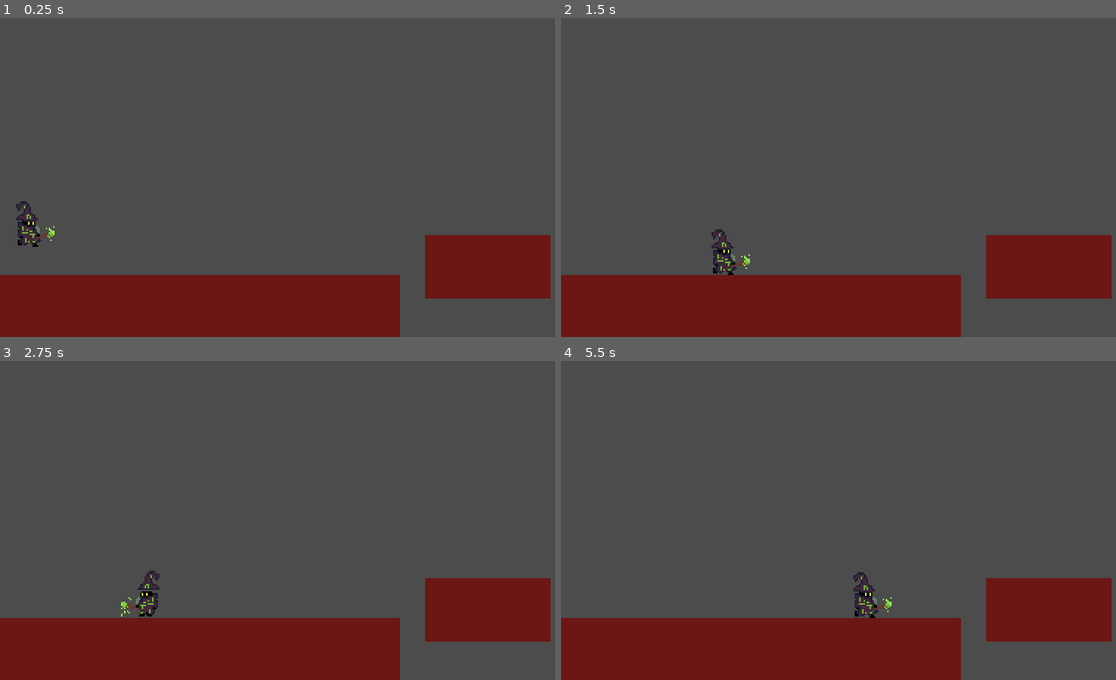
Above: before the commit, frames 1-4 (two rows, left to right).
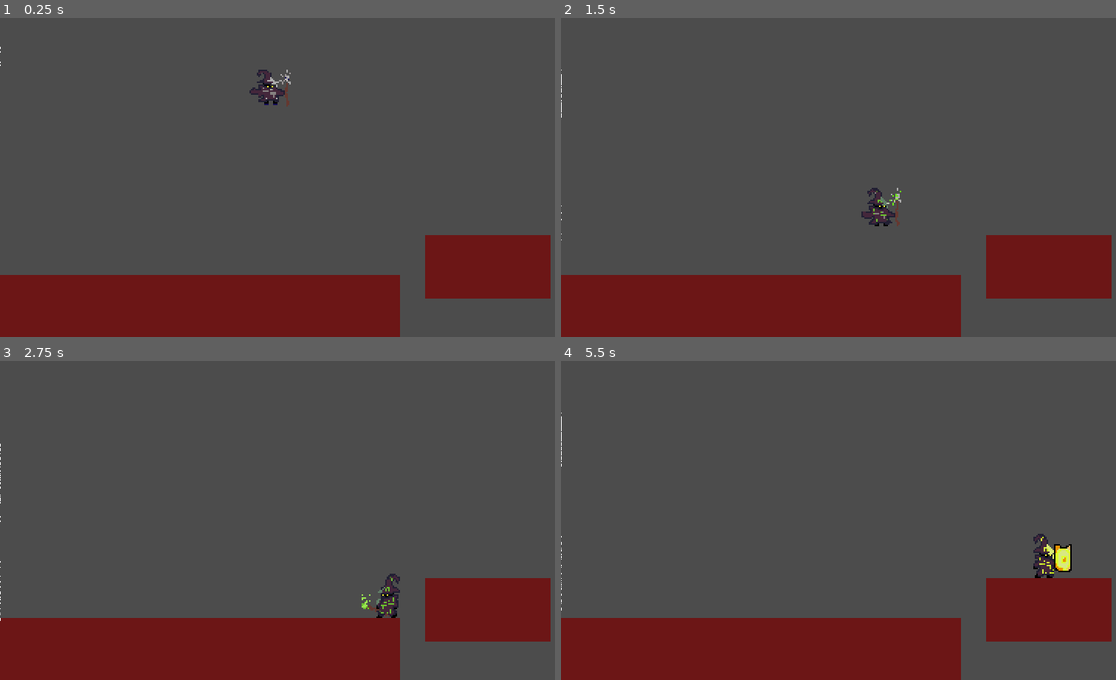
Above: after the commit, the same moments.

Repository: arthur-bpv/rain-mage
Game: Godot game, scene res://main.tscn
The game is run twice, just before and just after one commit, with the same random seed, the same clock (stepped at 60 frames per second) and the same inputs.
Inputs (mouse positions are in pixels of both pictures, inside the frame that each line leads up to):
- Up to frame 1 (0.25 s): no input
- Up to frame 2 (1.5 s): move the mouse to (971, 161) at 0.52 s; hold D (right) from 0.53 s (still down); click (971, 161) at 0.6 s; tap W (up) at 0.77, 0.8, 1.07, 1.35 s; move the mouse to (733, 193) at 1.27 s
- Up to frame 3 (2.75 s): tap W (up) at 1.52, 1.82, 2.3 s; click (172, 536) at 1.55 s; move the mouse to (338, 450) at 2.02 s; release D (right) at 2.03 s; hold A (left) from 2.03 s (still down); click (338, 450) at 2.1 s
- Up to frame 4 (5.5 s): move the mouse to (816, 584) at 2.77 s; release A (left) at 2.78 s; hold D (right) 2.78-4.28 s; click (816, 584) at 2.85 s; tap W (up) at 3.02, 3.32, 3.6, 3.77, 4.07, 4.52, 4.82, 5.3 s; move the mouse to (1016, 568) at 3.52 s; move the mouse to (672, 472) at 4.27 s; hold A (left) 4.28-5.03 s; click (672, 472) at 4.35 s; move the mouse to (871, 520) at 5.02 s; hold D (right) from 5.03 s (still down); click (871, 520) at 5.1 s

The runs differ from the first frame. In frame 1, 0.9% of the frame differs, in the area x 0-53%, y 9-72%; in frame 2, 0.9%; in frame 3, 0.9%; in frame 4, 1.2%, in the area x 0-93%, y 16-81%.

Commit message:
update & new | player & effect

Diff:
--- /dev/null
+++ b/effects/rain/drop.gd
@@ -0,0 +1,12 @@
+extends Area2D
+
+var speed = rand_range(80, 150)
+
+func _on_VisibilityNotifier2D_screen_exited():
+	queue_free();
+
+func _on_Area2D_body_entered(body):
+	queue_free();
+
+func _process(delta):
+	global_position.y += speed * delta
--- /dev/null
+++ b/effects/rain/drop.tscn
@@ -0,0 +1,29 @@
+[gd_scene load_steps=4 format=2]
+
+[ext_resource path="res://effects/rain/drop.gd" type="Script" id=1]
+
+[sub_resource type="Curve" id=1]
+_data = [ Vector2( 0, 1 ), 0.0, 0.0, 0, 0, Vector2( 1, 0 ), 0.0, 0.0, 0, 0 ]
+
+[sub_resource type="RectangleShape2D" id=2]
+extents = Vector2( 0.5, 0.5 )
+
+[node name="Area2D" type="Area2D"]
+script = ExtResource( 1 )
+
+[node name="VisibilityNotifier2D" type="VisibilityNotifier2D" parent="."]
+position = Vector2( 0.5, 0.5 )
+rect = Rect2( -1, -1, 1, 1 )
+
+[node name="CPUParticles2D" type="CPUParticles2D" parent="."]
+amount = 4
+lifetime = 1.2
+direction = Vector2( 0, 0 )
+gravity = Vector2( 0, -32 )
+scale_amount_curve = SubResource( 1 )
+
+[node name="CollisionShape2D" type="CollisionShape2D" parent="."]
+shape = SubResource( 2 )
+
+[connection signal="body_entered" from="." to="." method="_on_Area2D_body_entered"]
+[connection signal="screen_exited" from="VisibilityNotifier2D" to="." method="_on_VisibilityNotifier2D_screen_exited"]
--- /dev/null
+++ b/effects/rain/rain.gd
@@ -0,0 +1,20 @@
+extends Node2D
+
+var drop = preload("res://effects/rain/drop.tscn");
+
+var MIN_PER_SPAWN = 2.0;
+var MAX_PER_SPAWN = 50.0;
+var cooldown = 0;
+
+func _process(delta):
+	cooldown -= delta;
+
+	if cooldown <= 0:
+
+		for n in int(rand_range(MIN_PER_SPAWN, MAX_PER_SPAWN)):
+			var d = drop.instance();
+			d.global_position.x = rand_range(0, 384);
+			d.global_position.y = -rand_range(0, 128);
+			add_child(d);
+
+		cooldown = 1;
--- /dev/null
+++ b/effects/rain/rain.tscn
@@ -0,0 +1,6 @@
+[gd_scene load_steps=2 format=2]
+
+[ext_resource path="res://effects/rain/rain.gd" type="Script" id=1]
+
+[node name="Node2D" type="Node2D"]
+script = ExtResource( 1 )
--- a/main.tscn
+++ b/main.tscn
@@ -1,6 +1,7 @@
-[gd_scene load_steps=4 format=2]
+[gd_scene load_steps=5 format=2]
 
 [ext_resource path="res://player/player.tscn" type="PackedScene" id=1]
+[ext_resource path="res://effects/rain/rain.tscn" type="PackedScene" id=2]
 
 [sub_resource type="RectangleShape2D" id=1]
 extents = Vector2( 135.5, 21 )
@@ -24,7 +25,7 @@
 color = Color( 0.427451, 0.0901961, 0.0901961, 1 )
 
 [node name="KinematicBody2D" parent="." instance=ExtResource( 1 )]
-position = Vector2( 21, 109 )
+position = Vector2( 184, 15 )
 
 [node name="StaticBody2D" type="StaticBody2D" parent="."]
 
@@ -35,3 +36,5 @@
 [node name="CollisionShape2D2" type="CollisionShape2D" parent="StaticBody2D"]
 position = Vector2( 330.5, 168.5 )
 shape = SubResource( 2 )
+
+[node name="Node2D" parent="." instance=ExtResource( 2 )]
--- a/player/player.gd
+++ b/player/player.gd
@@ -1,34 +1,56 @@
 extends KinematicBody2D
 
-
-# Declare member variables here. Examples:
-# var a = 2
-# var b = "text"
-const GRAVITY = 900
 const SPEED = 96;
+const GRAVITY = 900;
 const JUMP_FORCE = 300;
 
 var velocity = Vector2.ZERO;
 
-# Called when the node enters the scene tree for the first time.
-func _ready():
-	pass # Replace with function body.
+var select = "thunder_block";
+var magic = false;
+
+func magic():
+	magic = true;
+	$AnimatedSprite.play(select)
+
+func _is_jump():
+	return not is_on_floor() and velocity.y < 0;
+
+func _is_fall():
+	return not is_on_floor() and velocity.y > 0;
+
+func _anim():
+	if magic: return
+	if _is_jump(): return $AnimatedSprite.play("jump");
+	if _is_fall(): return $AnimatedSprite.play("fall");
+
+	if velocity.x == 0: return $AnimatedSprite.play("idle");
+	else: return $AnimatedSprite.play("walk");
+
+func _process(delta):
+	velocity.x = 0;
+	if not is_on_floor(): velocity.y += GRAVITY * delta;
+	else: velocity.y = 0;
+
+	if not magic:
+		if Input.is_action_pressed("left"):
+			velocity.x -= SPEED;
+			$AnimatedSprite.flip_h = true;
+
+		if Input.is_action_pressed("right"):
+			velocity.x += SPEED;
+			$AnimatedSprite.flip_h = false;
+
+		if Input.is_action_just_pressed("up") and is_on_floor():
+			velocity.y = -JUMP_FORCE;
+
+		if Input.is_action_just_pressed("magic") and is_on_floor():
+			magic();
+
+	_anim();
+	move_and_slide(velocity, Vector2.UP, true);
 
 
-func _process(delta):
-	if not is_on_floor(): velocity.y += GRAVITY * delta;
-	else: velocity.y = 0;
-	velocity.x = 0;
-
-	if Input.is_action_pressed("left"):
-		velocity.x -= SPEED;
-		$AnimatedSprite.flip_h = true;
-
-	if Input.is_action_pressed("right"):
-		velocity.x += SPEED;
-		$AnimatedSprite.flip_h = false;
-
-	if Input.is_action_just_pressed("up") and is_on_floor():
-		velocity.y = -JUMP_FORCE;
-
-	velocity = move_and_slide(velocity, Vector2.UP);
+func _on_AnimatedSprite_animation_finished():
+	if $AnimatedSprite.animation == "thunder_block": magic = false;
+	if $AnimatedSprite.animation == "ice_attack": magic = false;
--- a/player/player.tscn
+++ b/player/player.tscn
@@ -1,7 +1,71 @@
-[gd_scene load_steps=9 format=2]
+[gd_scene load_steps=25 format=2]
 
 [ext_resource path="res://player/assets/spritesheet.png" type="Texture" id=1]
 [ext_resource path="res://player/player.gd" type="Script" id=2]
+
+[sub_resource type="AtlasTexture" id=11]
+atlas = ExtResource( 1 )
+region = Rect2( 0, 128, 32, 32 )
+
+[sub_resource type="AtlasTexture" id=18]
+atlas = ExtResource( 1 )
+region = Rect2( 0, 64, 32, 32 )
+
+[sub_resource type="AtlasTexture" id=19]
+atlas = ExtResource( 1 )
+region = Rect2( 32, 64, 32, 32 )
+
+[sub_resource type="AtlasTexture" id=20]
+atlas = ExtResource( 1 )
+region = Rect2( 64, 64, 32, 32 )
+
+[sub_resource type="AtlasTexture" id=21]
+atlas = ExtResource( 1 )
+region = Rect2( 96, 64, 32, 32 )
+
+[sub_resource type="AtlasTexture" id=22]
+atlas = ExtResource( 1 )
+region = Rect2( 128, 64, 32, 32 )
+
+[sub_resource type="AtlasTexture" id=23]
+atlas = ExtResource( 1 )
+region = Rect2( 160, 64, 32, 32 )
+
+[sub_resource type="AtlasTexture" id=8]
+atlas = ExtResource( 1 )
+region = Rect2( 32, 0, 32, 32 )
+
+[sub_resource type="AtlasTexture" id=7]
+atlas = ExtResource( 1 )
+region = Rect2( 0, 0, 32, 32 )
+
+[sub_resource type="AtlasTexture" id=9]
+atlas = ExtResource( 1 )
+region = Rect2( 0, 96, 32, 32 )
+
+[sub_resource type="AtlasTexture" id=12]
+atlas = ExtResource( 1 )
+region = Rect2( 0, 160, 32, 32 )
+
+[sub_resource type="AtlasTexture" id=13]
+atlas = ExtResource( 1 )
+region = Rect2( 32, 160, 32, 32 )
+
+[sub_resource type="AtlasTexture" id=14]
+atlas = ExtResource( 1 )
+region = Rect2( 64, 160, 32, 32 )
+
+[sub_resource type="AtlasTexture" id=15]
+atlas = ExtResource( 1 )
+region = Rect2( 96, 160, 32, 32 )
+
+[sub_resource type="AtlasTexture" id=16]
+atlas = ExtResource( 1 )
+region = Rect2( 128, 160, 32, 32 )
+
+[sub_resource type="AtlasTexture" id=17]
+atlas = ExtResource( 1 )
+region = Rect2( 160, 160, 32, 32 )
 
 [sub_resource type="AtlasTexture" id=1]
 atlas = ExtResource( 1 )
@@ -21,6 +85,31 @@
 
 [sub_resource type="SpriteFrames" id=5]
 animations = [ {
+"frames": [ SubResource( 11 ) ],
+"loop": true,
+"name": "fall",
+"speed": 5.0
+}, {
+"frames": [ SubResource( 18 ), SubResource( 19 ), SubResource( 20 ), SubResource( 21 ), SubResource( 22 ), SubResource( 23 ) ],
+"loop": false,
+"name": "ice_attack",
+"speed": 5.0
+}, {
+"frames": [ SubResource( 8 ), SubResource( 7 ) ],
+"loop": true,
+"name": "idle",
+"speed": 4.0
+}, {
+"frames": [ SubResource( 9 ) ],
+"loop": true,
+"name": "jump",
+"speed": 5.0
+}, {
+"frames": [ SubResource( 12 ), SubResource( 13 ), SubResource( 14 ), SubResource( 15 ), SubResource( 16 ), SubResource( 17 ) ],
+"loop": false,
+"name": "thunder_block",
+"speed": 10.0
+}, {
 "frames": [ SubResource( 1 ), SubResource( 2 ), SubResource( 3 ), SubResource( 4 ) ],
 "loop": true,
 "name": "walk",
@@ -28,17 +117,19 @@
 } ]
 
 [sub_resource type="RectangleShape2D" id=6]
-extents = Vector2( 7.5, 9 )
+extents = Vector2( 6.75, 15 )
 
 [node name="KinematicBody2D" type="KinematicBody2D"]
 script = ExtResource( 2 )
 
 [node name="AnimatedSprite" type="AnimatedSprite" parent="."]
 frames = SubResource( 5 )
-animation = "walk"
-frame = 3
+animation = "ice_attack"
+frame = 5
 playing = true
 
 [node name="CollisionShape2D" type="CollisionShape2D" parent="."]
-position = Vector2( -1.5, 7 )
+position = Vector2( -0.75, 1 )
 shape = SubResource( 6 )
+
+[connection signal="animation_finished" from="AnimatedSprite" to="." method="_on_AnimatedSprite_animation_finished"]
--- a/project.godot
+++ b/project.godot
@@ -106,6 +106,16 @@
 "events": [ Object(InputEventKey,"resource_local_to_scene":false,"resource_name":"","device":0,"alt":false,"shift":false,"control":false,"meta":false,"command":false,"pressed":false,"scancode":0,"physical_scancode":83,"unicode":0,"echo":false,"script":null)
  ]
 }
+magic={
+"deadzone": 0.5,
+"events": [ Object(InputEventMouseButton,"resource_local_to_scene":false,"resource_name":"","device":0,"alt":false,"shift":false,"control":false,"meta":false,"command":false,"button_mask":0,"position":Vector2( 0, 0 ),"global_position":Vector2( 0, 0 ),"factor":1.0,"button_index":1,"pressed":false,"doubleclick":false,"script":null)
+ ]
+}
+select={
+"deadzone": 0.5,
+"events": [ Object(InputEventMouseButton,"resource_local_to_scene":false,"resource_name":"","device":0,"alt":false,"shift":false,"control":false,"meta":false,"command":false,"button_mask":0,"position":Vector2( 0, 0 ),"global_position":Vector2( 0, 0 ),"factor":1.0,"button_index":2,"pressed":false,"doubleclick":false,"script":null)
+ ]
+}
 
 [physics]
 
Binary file changed: player/assets/spritesheet.png
